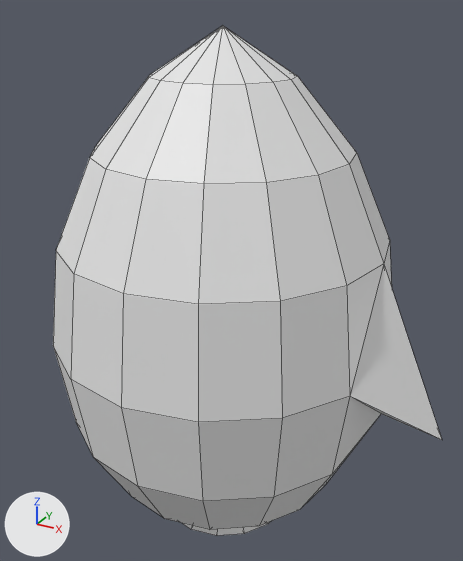
Two versions of the Blender file res/prop/props.blend, one commit apart.
Both versions are drawn from a 50 mm lens placed at (1.36, -2.4, 1.43), pointed at (0.02, 0.04, 0.21). Arrows for +X, +Y and +Z are at lower left; the lights stay in place. Mesh edges are drawn as thin lines. The same objects are shown in both versions, whatever each file hides.

Names of what the first picture shows: 'bullet'.
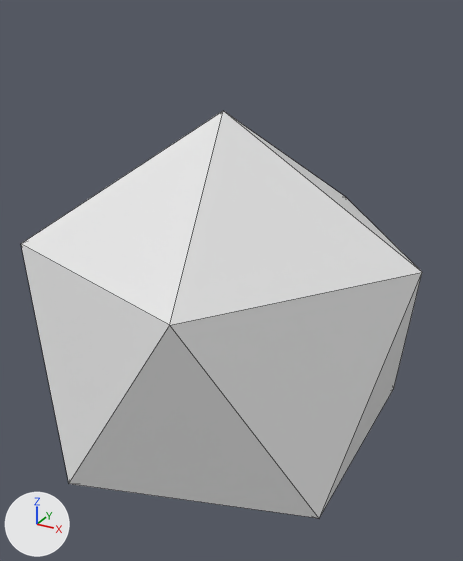
What changed in the scene script:
```text
Add me_棱角球:
    me_棱角球.from_pydata(...)  # an icosphere of 20 faces spanning x -0.89..0.89, y -0.85..0.85, z -1.0..1.0
Change ob_bullet:
    ob_bullet: bpy.data.objects.new('bullet', me_球体) -> bpy.data.objects.new('bullet', me_棱角球)
    ob_bullet.scale: (0.8, 0.8, 1.18) -> (1.0, 1.0, 1.0)
```

Pixel boxes (x1, y1, x2, y2) of what changed, in the pictures (463 x 561 px):
'bullet', reshaped, rescaled (20% shorter)
    before: (53, 26, 442, 535)
    after: (21, 111, 422, 518)
